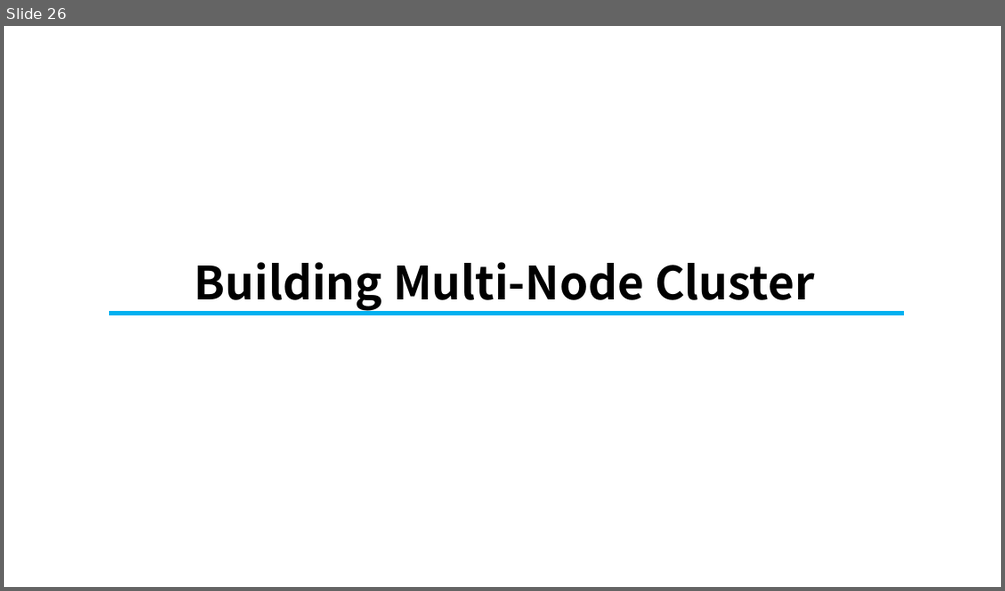
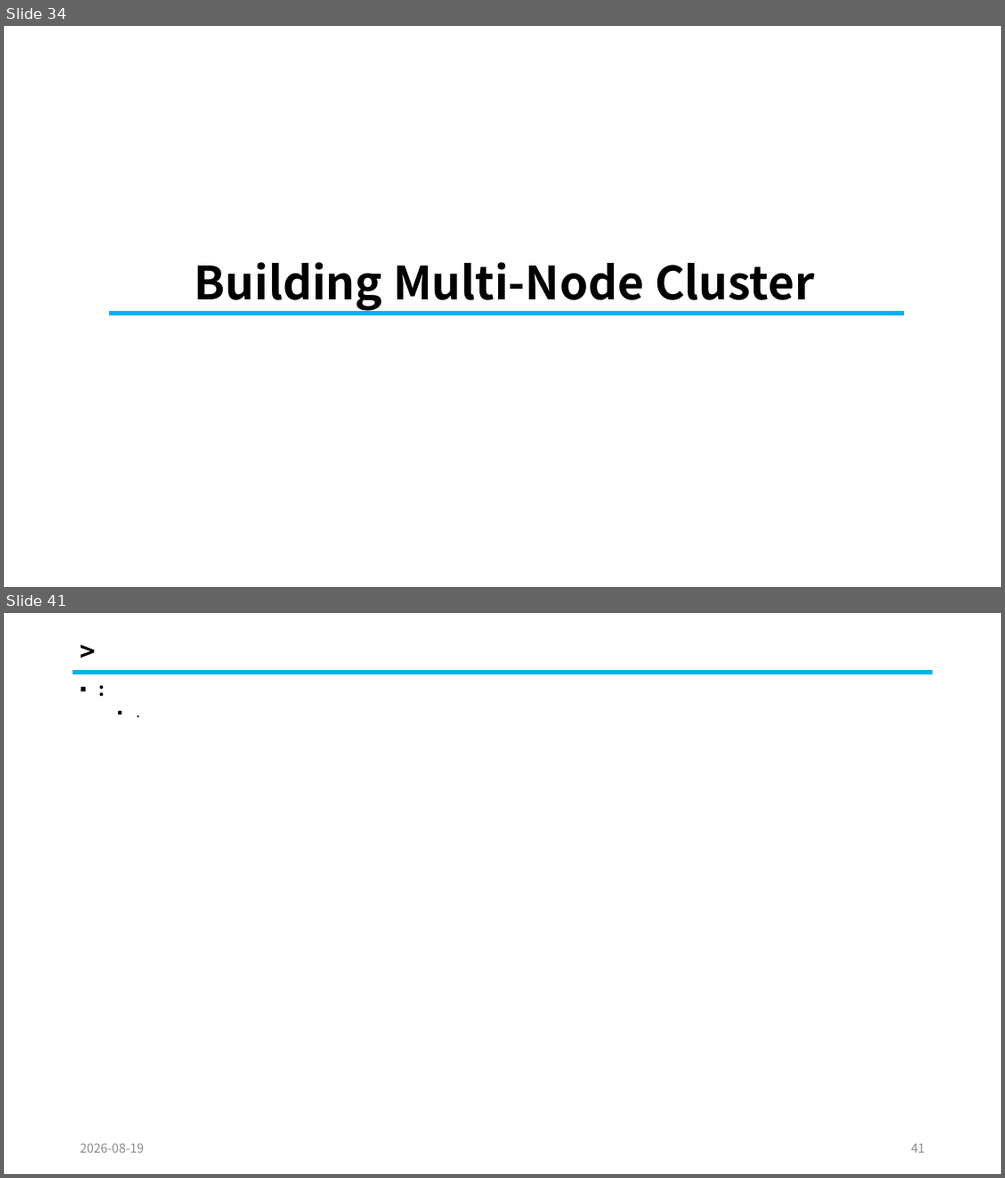
Before and after one commit to knix008/TestSimulator, a slide deck: Kubernetes/Kubernetes in Action Part 10-2026.08.25.pptx. Shown one above the other, each under a label of ours: slide 26 before the commit, slides 34 and 41 after it; the slides between them are not shown. The pictures are 1005x591 and 1005x1178 pixels, drawn with LibreOffice and Linux fonts; fonts in the diff are those of the drawing. Boxes give left, top, right and bottom in pixels: in the first picture for what was removed or moved away, otherwise in the second. Text is boxed around its words. In the diff, an @@ line names an element or a change of style, - is before the commit and + after.

```diff
--- a/Kubernetes/Kubernetes in Action Part 10-2026.08.25.pptx
+++ b/Kubernetes/Kubernetes in Action Part 10-2026.08.25.pptx
@@ slide 41 added at <box>4,613,1001,1174</box>, background #FFFFFF @@
@@ title added at <box>73,638,933,669</box>, 25.2 pt, text #000000, bold @@
+>
@@ text added at <box>73,676,933,1137</box>, 18 pt, text #000000, bold @@
+▪ :
+  ▪ .
@@ line added from (73, 673) to (933, 673), #00B0F0 4.5 pt @@
@@ text added at <box>80,1143,144,1152</box>, 12 pt, text #8C8C8C @@
+2026-08-19
@@ page number added at <box>911,1143,925,1152</box>, 12 pt, text #8C8C8C @@
+41
@@ what was slide 26 is now slide 34 @@
```
Also in this commit, not shown: 30 slides changed, 31 other slides added, 23 slides removed, 23 other files.
